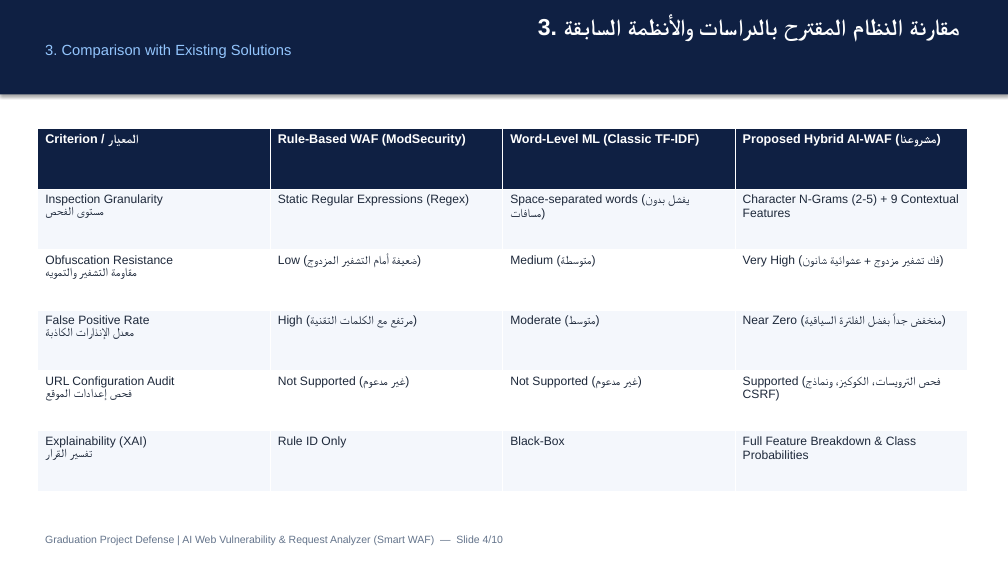
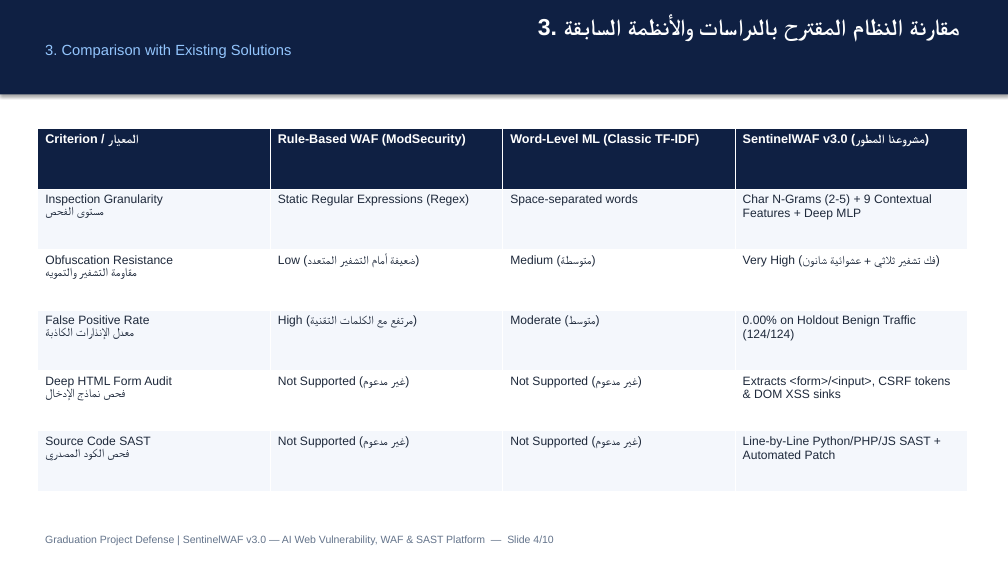
Before and after one commit to mohammadzaraa41-ai/ai-waf-detector, a slide deck: slide 4 of docs/Graduation_Project_Presentation_AR_EN.pptx. Drawn at 1008x567 pixels with LibreOffice and Linux fonts; fonts in the diff are those of the drawing. Boxes give left, top, right and bottom in pixels: in the first picture for what was removed or moved away, otherwise in the second. Text is boxed around its words. In the diff, an @@ line names an element or a change of style, - is before the commit and + after.

Commit message:
docs(v3.0): update README, 4-week Word reports & PPTX slides with v3.0 metrics and SAST module

```diff
--- a/docs/Graduation_Project_Presentation_AR_EN.pptx
+++ b/docs/Graduation_Project_Presentation_AR_EN.pptx
@@ table at [38, 129, 969, 492] @@
-row 1, column 4: Proposed Hybrid AI-WAF (مشروعنا)
+row 1, column 4: SentinelWAF v3.0 (مشروعنا المطور)
-row 2, column 3: Space-separated words (يفشل بدون مسافات)
+row 2, column 3: Space-separated words
-row 2, column 4: Character N-Grams (2-5) + 9 Contextual Features
+row 2, column 4: Char N-Grams (2-5) + 9 Contextual Features + Deep MLP
-row 3, column 2: Low (ضعيفة أمام التشفير المزدوج)
+row 3, column 2: Low (ضعيفة أمام التشفير المتعدد)
-row 3, column 4: Very High (فك تشفير مزدوج + عشوائية شانون)
+row 3, column 4: Very High (فك تشفير ثلاثي + عشوائية شانون)
-row 4, column 4: Near Zero (منخفض جداً بفضل الفلترة السياقية)
+row 4, column 4: 0.00% on Holdout Benign Traffic (124/124)
-row 5, column 1: URL Configuration Audit / فحص إعدادات الموقع
+row 5, column 1: Deep HTML Form Audit / فحص نماذج الإدخال
-row 5, column 4: Supported (فحص الترويسات، الكوكيز، ونماذج CSRF)
+row 5, column 4: Extracts <form>/<input>, CSRF tokens & DOM XSS sinks
-row 6: Explainability (XAI) / تفسير القرار | Rule ID Only | Black-Box | Full Feature Breakdown & Class Probabilities
+row 6: Source Code SAST / فحص الكود المصدري | Not Supported (غير مدعوم) | Not Supported (غير مدعوم) | Line-by-Line Python/PHP/JS SAST + Automated Patch
@@ text at [45, 535, 553, 545]: text changed @@
-Graduation Project Defense | AI Web Vulnerability & Request Analyzer (Smart WAF) — Slide 4/10
+Graduation Project Defense | SentinelWAF v3.0 — AI Web Vulnerability, WAF & SAST Platform — Slide 4/10
```
Also in this commit, not shown: 9 other slides changed, 6 other files.
